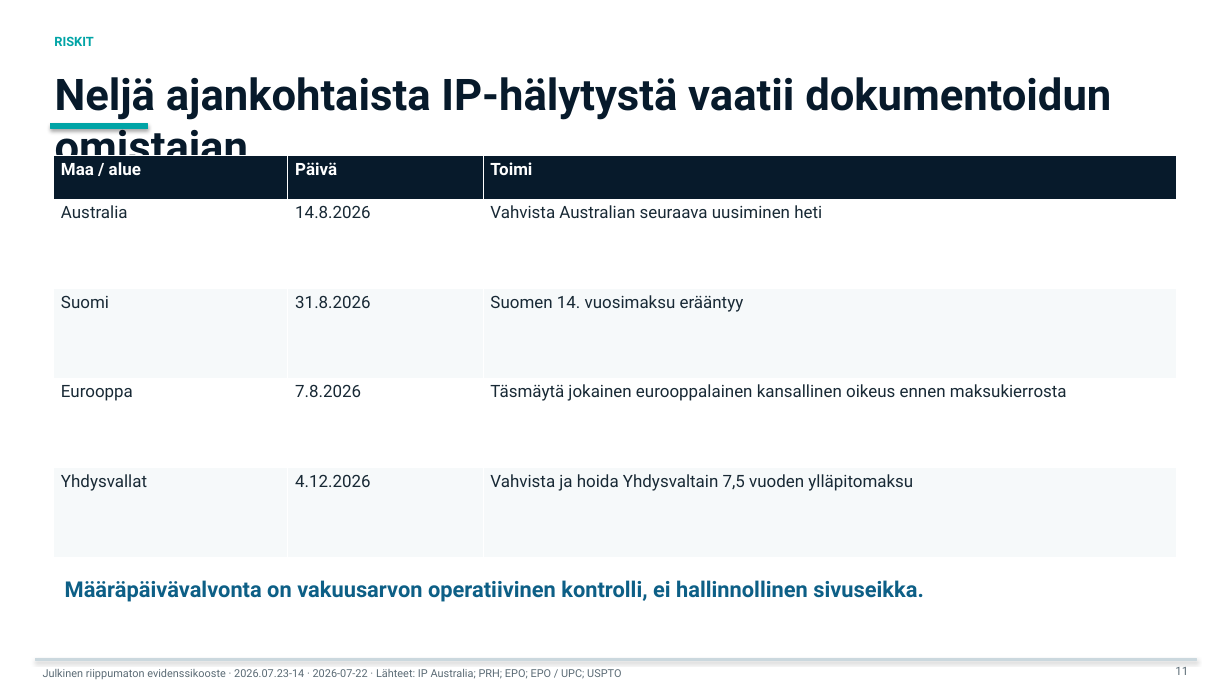
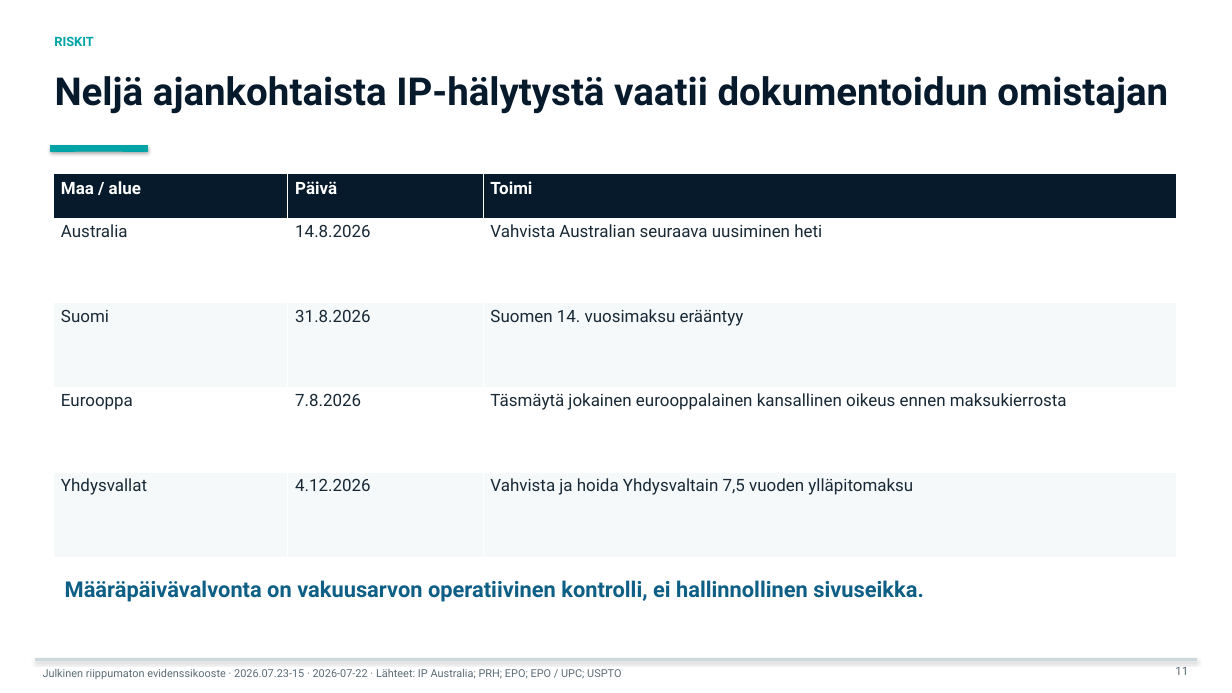
Before and after one commit to jounirautio78-ops/pixan-global-market-evidence-public, a slide deck: slide 11 of site/downloads/pixan-bank-deck-large-fi.pptx. Drawn at 1232x693 pixels with LibreOffice and Linux fonts; fonts in the diff are those of the drawing. Boxes give left, top, right and bottom in pixels: in the first picture for what was removed or moved away, otherwise in the second. Text is boxed around its words. In the diff, an @@ line names an element or a change of style, - is before the commit and + after.

```diff
--- a/site/downloads/pixan-bank-deck-large-fi.pptx
+++ b/site/downloads/pixan-bank-deck-large-fi.pptx
@@ text "Neljä ajankohtaista IP-hälytystä vaatii dokumentoidun ..." at <box>55,76,1168,114</box>: size 34 to 30 pt @@
@@ rectangle: place and size @@
-rectangle at <box>51,124,148,129</box>
+rectangle at <box>51,146,148,152</box>
@@ table: place and size @@
-table at <box>54,155,1177,557</box>
+table at <box>54,174,1177,557</box>
@@ text at <box>43,669,621,679</box>: text changed @@
-Julkinen riippumaton evidenssikooste · 2026.07.23-14 · 2026-07-22 · Lähteet: IP Australia; PRH; EPO; EPO / UPC; USPTO
+Julkinen riippumaton evidenssikooste · 2026.07.23-15 · 2026-07-22 · Lähteet: IP Australia; PRH; EPO; EPO / UPC; USPTO
```
Also in this commit, not shown: 29 other slides changed, 22 other files.
